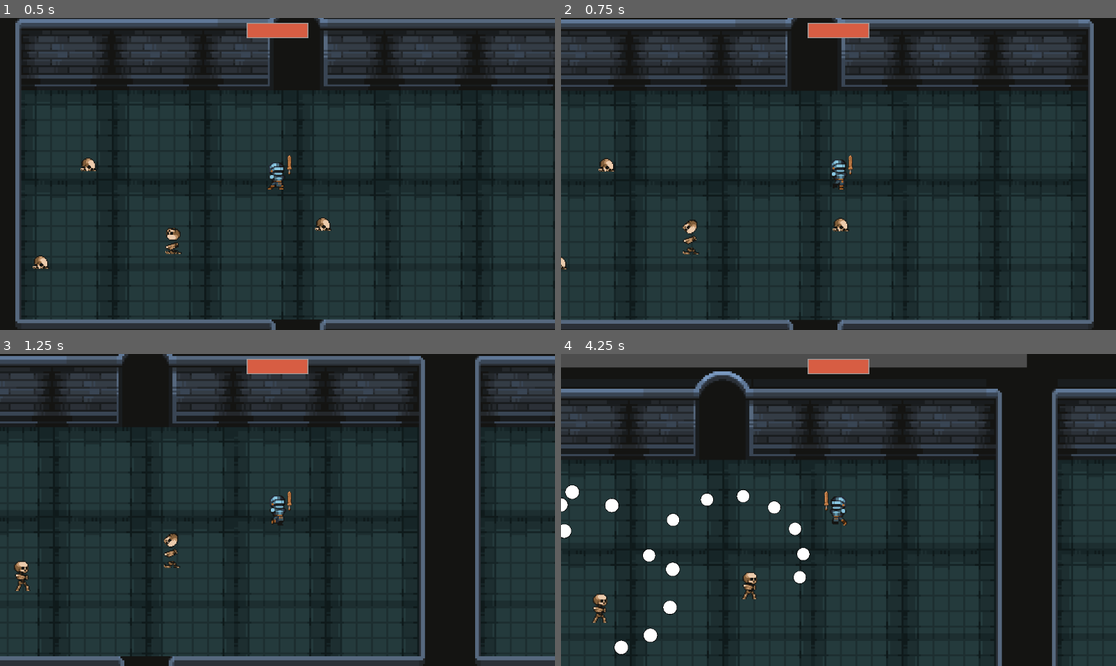
Above: before the commit, frames 1-4 (two rows, left to right).
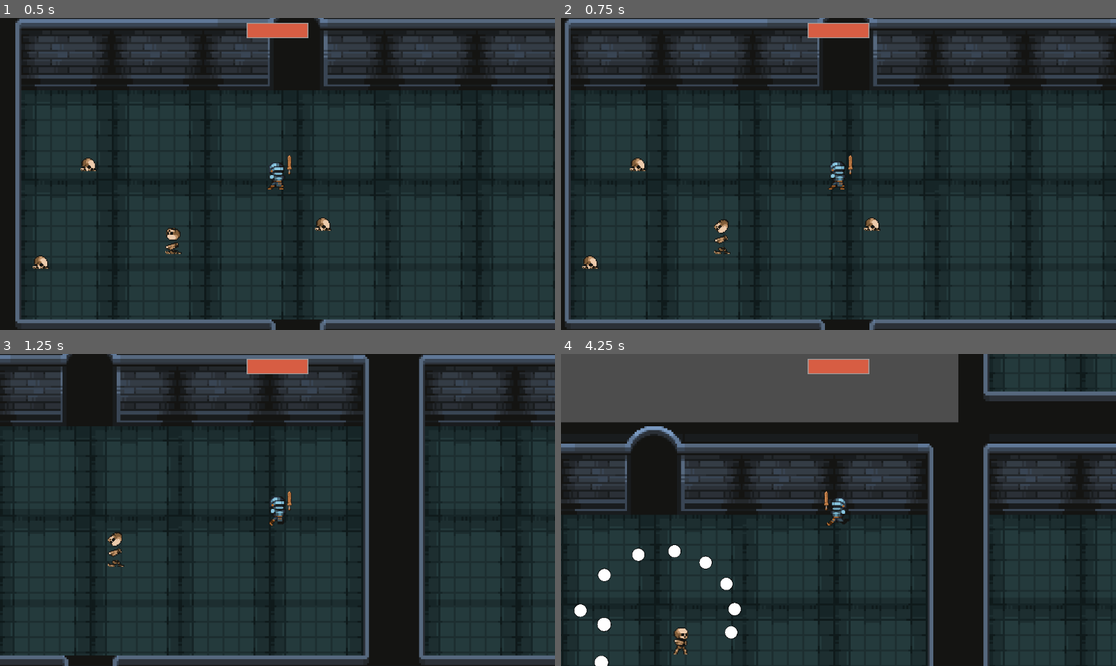
Above: after the commit, the same moments.

Repository: Robert-Riordan-UCD/GameDevJourney
Game: Godot game, scene res://World/Levels/level.tscn
Two runs of this game, one before a commit and one after it. Both use one fixed random seed, a clock stepped at 60 frames per second and the inputs below.
Inputs (mouse positions are in pixels of both pictures, inside the frame that each line leads up to):
- Up to frame 1 (0.5 s): no input
- Up to frame 2 (0.75 s): move the mouse to (960, 158) at 0.52 s; hold D (player_right) from 0.53 s (still down); hold Space (player_dash, bound only after the commit) from 0.53 s (still down)
- Up to frame 3 (1.25 s): keep holding D (player_right); keep holding Space (player_dash, bound only after the commit)
- Up to frame 4 (4.25 s): move the mouse to (727, 525) at 1.27 s; release D (player_right) at 1.28 s; release Space (player_dash, bound only after the commit) at 1.28 s; hold S (player_down) 1.28-2.03 s; click (727, 525) at 1.35 s; tap Space (player_dash, bound only after the commit) at 1.55, 2.85, 3.8 s; move the mouse to (894, 441) at 2.02 s; hold D (player_right) 2.03-2.78 s; hold Space (player_dash, bound only after the commit) 2.03-2.78 s; move the mouse to (810, 572) at 2.77 s; hold W (player_up) 2.78-3.53 s; move the mouse to (1005, 556) at 3.52 s; press the mouse at (1005, 556) at 3.53 s; hold A (player_left) from 3.53 s (still down)

Frame 1 is identical in both runs. In frame 2, 16% of the frame differs, in the area x 0-100%, y 0-100%; in frame 3, 28%; in frame 4, 45%.

Commit message:
Added a dash but theres some issues with clipping through walls

Diff:
--- a/Rougelike_Bullethell_Dungeon_Crawler/Enemies/enemy.tscn
+++ b/Rougelike_Bullethell_Dungeon_Crawler/Enemies/enemy.tscn
@@ -108,6 +108,8 @@
 
 [node name="Enemy" type="CharacterBody2D" groups=["enemy"]]
 scale = Vector2(2, 2)
+collision_layer = 8
+collision_mask = 13
 script = ExtResource("1_poh43")
 
 [node name="AnimatedSprite2D" type="AnimatedSprite2D" parent="."]
--- /dev/null
+++ b/Rougelike_Bullethell_Dungeon_Crawler/Player/Dash.gd
@@ -0,0 +1,26 @@
+extends Node2D
+
+@export var player:Player = null
+
+@export_group("Dash", "dash_")
+@export var dash_distance:float = 250
+@export var dash_time:float = 0.3
+
+@onready var ray_cast_2d: RayCast2D = $RayCast2D
+
+func _input(event: InputEvent) -> void:
+	if event.is_action_pressed("player_dash"):
+		var speed_left:float = Input.get_axis("player_left", "player_right")
+		var speed_up:float = Input.get_axis("player_up", "player_down")
+		var dir:Vector2 = Vector2(speed_left, speed_up).normalized()
+
+		var target_position: Vector2 = player.global_position+dash_distance*dir
+		ray_cast_2d.target_position = dir*dash_distance
+		if ray_cast_2d.is_colliding():
+			target_position = ray_cast_2d.get_collision_point()
+
+		player.movement_blocked = true
+		var tween:Tween = create_tween()
+		tween.tween_property(player, "global_position", target_position, dash_time).set_trans(Tween.TRANS_EXPO).set_ease(Tween.EASE_IN)
+		await tween.finished
+		player.movement_blocked = false
--- a/Rougelike_Bullethell_Dungeon_Crawler/Player/player.gd
+++ b/Rougelike_Bullethell_Dungeon_Crawler/Player/player.gd
@@ -6,13 +6,14 @@
 @export var player_speed:float = 450.0
 
 var dying:bool = false
+var movement_blocked:bool = false
 
 @onready var animated_sprite_2d = $AnimatedSprite2D
 @onready var weapon:Sprite2D = $Weapon
 @onready var health:Health = $Health
 
 func _physics_process(_delta):
-	if dying: return
+	if dying or movement_blocked: return
 	var speed_left = player_speed * Input.get_axis("player_left", "player_right")
 	var speed_up = player_speed * Input.get_axis("player_up", "player_down")
 	velocity = Vector2(speed_left, speed_up)
--- a/Rougelike_Bullethell_Dungeon_Crawler/Player/player.tscn
+++ b/Rougelike_Bullethell_Dungeon_Crawler/Player/player.tscn
@@ -7,6 +7,7 @@
 [ext_resource type="Script" path="res://Utilites/Hurtbox.gd" id="5_45ajp"]
 [ext_resource type="Script" path="res://Utilites/health.gd" id="6_lxahp"]
 [ext_resource type="PackedScene" uid="uid://3py6rnhkb2e7" path="res://Player/Weapons/weapon.tscn" id="7_bcly8"]
+[ext_resource type="Script" path="res://Player/Dash.gd" id="8_lv11x"]
 
 [sub_resource type="AtlasTexture" id="AtlasTexture_0r6ua"]
 atlas = ExtResource("2_12qad")
@@ -147,7 +148,8 @@
 
 [node name="Player" type="CharacterBody2D"]
 scale = Vector2(2, 2)
-collision_layer = 5
+collision_layer = 4
+collision_mask = 13
 script = ExtResource("1_wegdx")
 
 [node name="AnimatedSprite2D" type="AnimatedSprite2D" parent="."]
@@ -176,5 +178,13 @@
 
 [node name="Camera2D" type="Camera2D" parent="."]
 
+[node name="Dash" type="Node2D" parent="." node_paths=PackedStringArray("player")]
+script = ExtResource("8_lv11x")
+player = NodePath("..")
+
+[node name="RayCast2D" type="RayCast2D" parent="Dash"]
+exclude_parent = false
+target_position = Vector2(250, 0)
+
 [connection signal="damaged" from="Health" to="." method="_on_health_damaged"]
 [connection signal="died" from="Health" to="." method="_on_health_died"]
--- a/Rougelike_Bullethell_Dungeon_Crawler/project.godot
+++ b/Rougelike_Bullethell_Dungeon_Crawler/project.godot
@@ -56,7 +56,13 @@
 player_main_hand={
 "deadzone": 0.5,
 "events": [Object(InputEventMouseButton,"resource_local_to_scene":false,"resource_name":"","device":-1,"window_id":0,"a …(241 unchanged characters)…
-, Object(InputEventJoypadMotion,"resource_local_to_scene":false,"resource_name":"","device":-1,"axis":5,"axis_value":1.0,"script":null)
+, Object(InputEventJoypadButton,"resource_local_to_scene":false,"resource_name":"","device":-1,"button_index":0,"pressure":0.0,"pressed":true,"script":null)
+]
+}
+player_dash={
+"deadzone": 0.5,
+"events": [Object(InputEventKey,"resource_local_to_scene":false,"resource_name":"","device":-1,"window_id":0,"alt_pressed":false,"shift_pressed":false,"ctrl_pressed":false,"meta_pressed":false,"pressed":false,"keycode":0,"physical_keycode":32,"key_label":0,"unicode":32,"echo":false,"script":null)
+, Object(InputEventJoypadButton,"resource_local_to_scene":false,"resource_name":"","device":-1,"button_index":2,"pressure":0.0,"pressed":true,"script":null)
 ]
 }
 
@@ -65,3 +71,4 @@
 2d_physics/layer_1="World"
 2d_physics/layer_2="Hitbox"
 2d_physics/layer_3="Player"
+2d_physics/layer_4="Enemy"
Not shown: 1 places in Rougelike_Bullethell_Dungeon_Crawler/Player/player.tscn that only renumber resources
